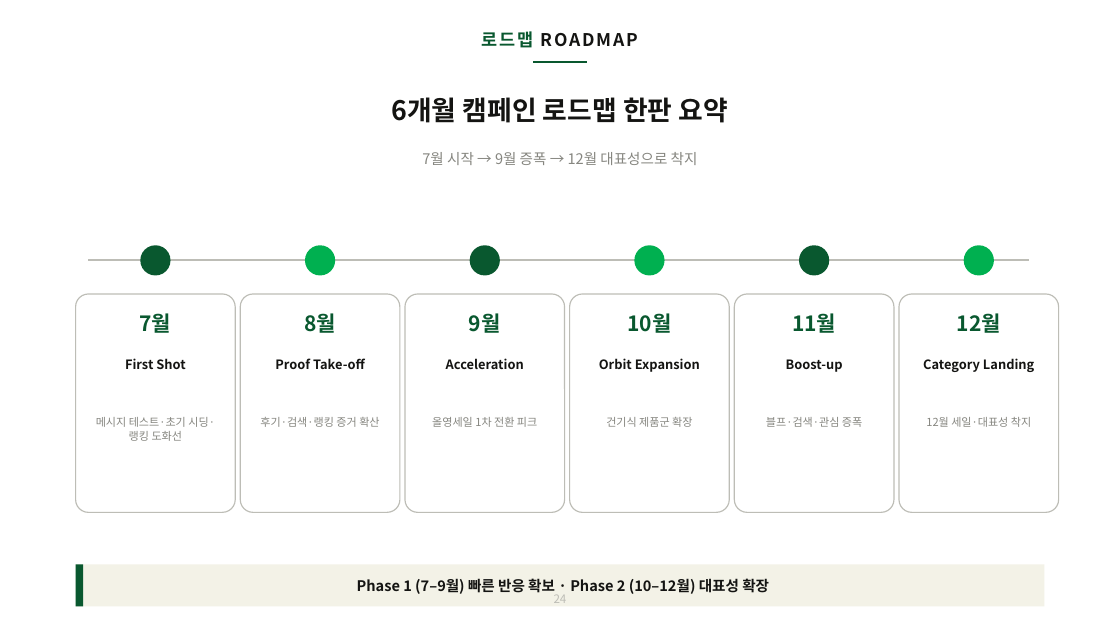
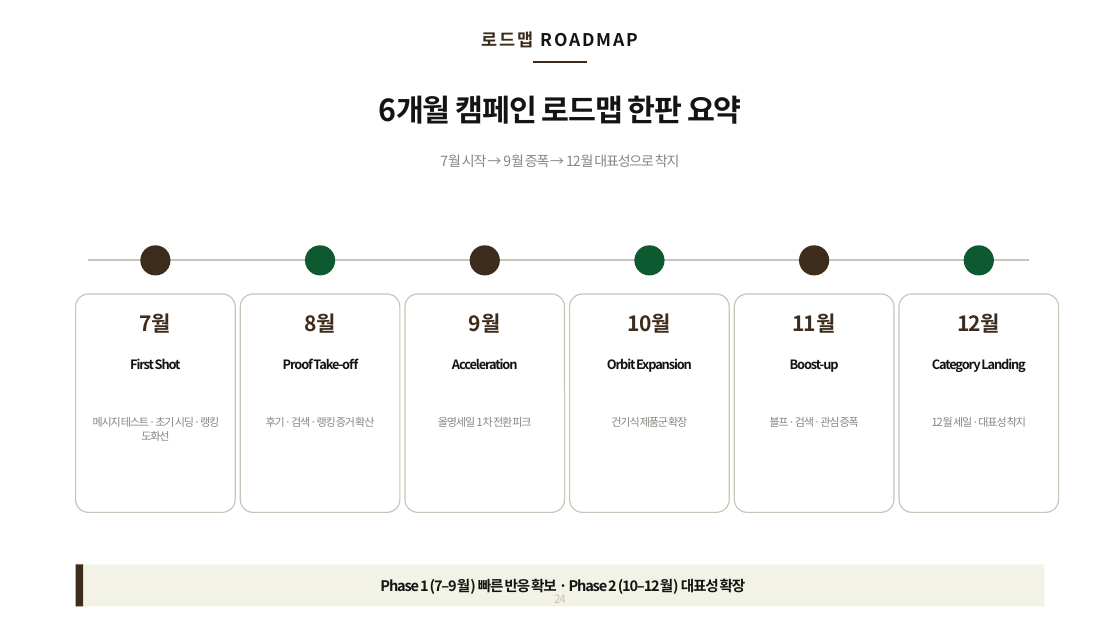
Before and after one commit to bat-han-26/oy_all-the-better_proposal, a slide deck: slide 24 of proposal/BAT_올리브영_2026_올더베러_마케팅제안_클린재설계_HAN.pptx. Drawn at 1120x630 pixels with LibreOffice and Linux fonts; fonts in the diff are those of the drawing. Boxes give left, top, right and bottom in pixels: in the first picture for what was removed or moved away, otherwise in the second. Text is boxed around its words. In the diff, an @@ line names an element or a change of style, - is before the commit and + after.

```diff
--- a/proposal/BAT_올리브영_2026_올더베러_마케팅제안_클린재설계_HAN.pptx
+++ b/proposal/BAT_올리브영_2026_올더베러_마케팅제안_클린재설계_HAN.pptx
@@ text "로드맵 ROADMAP" at [482,31,638,48]: text colour #09582F to #3D2B1B in "로드맵" @@
@@ elbow line (533, 62) - (586, 62): stroke #09582F 2.2 pt to #3D2B1B 2.2 pt @@
@@ text "6개월 캠페인 로드맵 한판 요약" at [378,95,742,124]: size 23 to 26 pt, letter spacing 0 to -1 pt @@
@@ text "7월 시작 → 9월 증폭 ..." at [440,154,680,167]: size 12.5 to 12 pt, letter spacing 0 to -1 pt @@
@@ elbow line (88, 260) - (1029, 260): stroke #BDBDB6 1.5 pt to #C9C4B8 1.5 pt @@
@@ fill #00B050 to #0E5A30 in 3 elements at [305,245,335,276], [634,245,665,276], [964,245,994,276] @@
@@ outline #BDBDB6 1 pt to #C9C4B8 1 pt in 6 elements at [76,294,235,513], [240,294,400,513], [405,294,565,513], [570,294,729,513], [734,294,894,513], [899,294,1059,513] @@
@@ text colour #09582F to #3D2B1B, letter spacing 0 to -1 pt in 6 elements at [140,313,172,333], [304,313,336,333], [469,313,501,333], [628,313,671,333], [793,313,836,333], [957,313,1000,333] @@
@@ fill #09582F to #3D2B1B in 4 elements at [140,245,171,276], [470,245,500,276], [799,245,829,276], [76,565,83,607] @@
@@ letter spacing 0 to -1 pt in 13 elements at [130,358,181,369], [93,417,220,441], [283,358,358,369], [266,417,374,427], [452,358,518,369], [438,417,531,427], [607,358,692,372], [611,417,687,427], [790,359,839,372], [769,417,859,427], [932,358,1026,372], [932,417,1026,427], [380,578,746,594] @@
@@ text "24" at [554,590,566,603]: text colour #BDBDB6 to #C9C4B8, letter spacing 0 to -1 pt @@
```
Also in this commit, not shown: 36 other slides changed, 1 other file.
